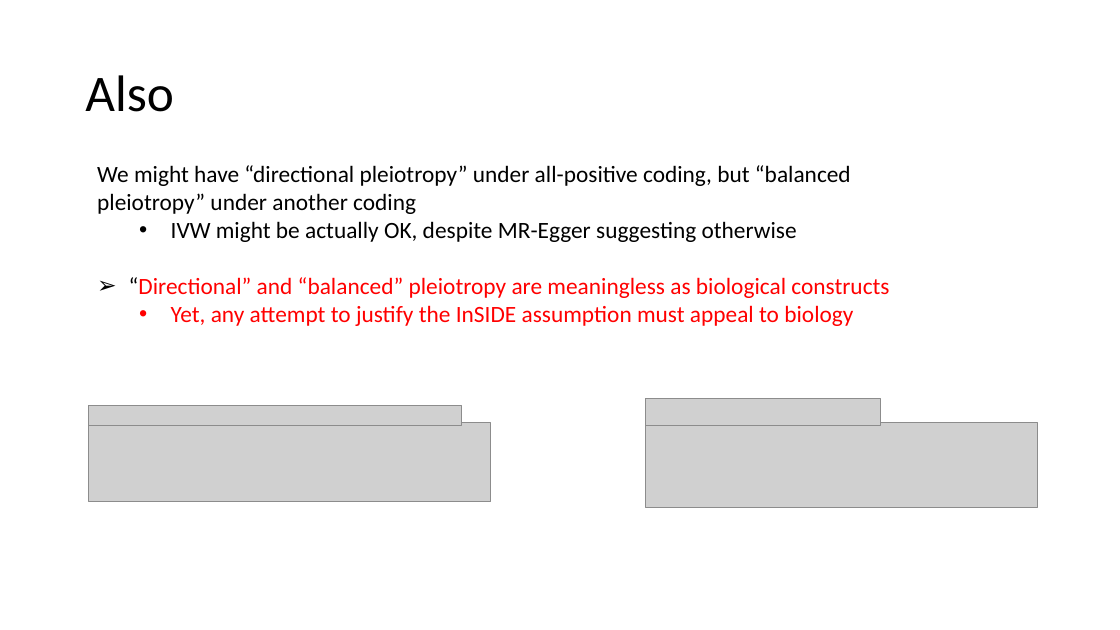
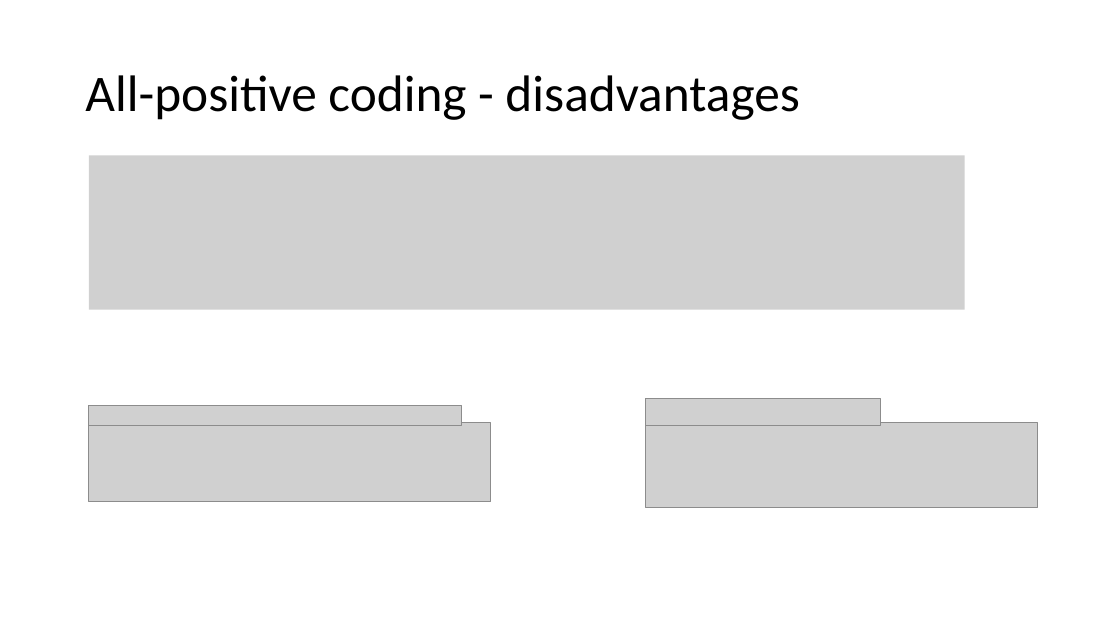
Before and after one commit to DudbridgeLab/mr-grip, a slide deck: slide 9 of GRIP.pptx (slide 8 before the commit). Drawn at 1120x630 pixels with LibreOffice and Linux fonts; fonts in the diff are those of the drawing; grey boxes stand for pictures. Boxes give left, top, right and bottom in pixels: in the first picture for what was removed or moved away, otherwise in the second. Text is boxed around its words. In the diff, an @@ line names an element or a change of style, - is before the commit and + after.

```diff
--- a/GRIP.pptx
+++ b/GRIP.pptx
@@ title at (85,75,799,120): text changed @@
-Also
+All-positive coding - disadvantages
@@ picture added at (89,155,965,310) @@
@@ text removed at (97,165,889,326) @@
-We might have “directional pleiotropy” under all-positive coding, but “balanced pleiotropy” under another coding
-  • IVW might be actually OK, despite MR-Egger suggesting otherwise
-➢ “Directional” and “balanced” pleiotropy are meaningless as biological constructs
-  • Yet, any attempt to justify the InSIDE assumption must appeal to biology
```
Also in this commit, not shown: 6 other slides changed, 8 slides added, 5 slides removed, 1 other file.
